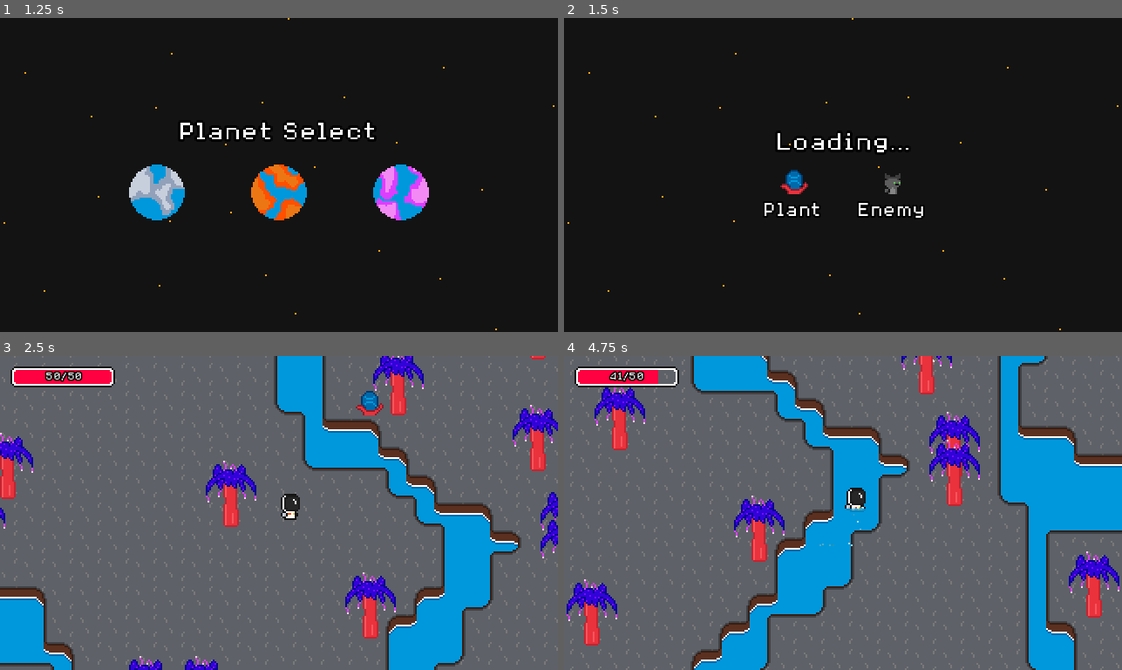
Above: before the commit, frames 1-4 (two rows, left to right).
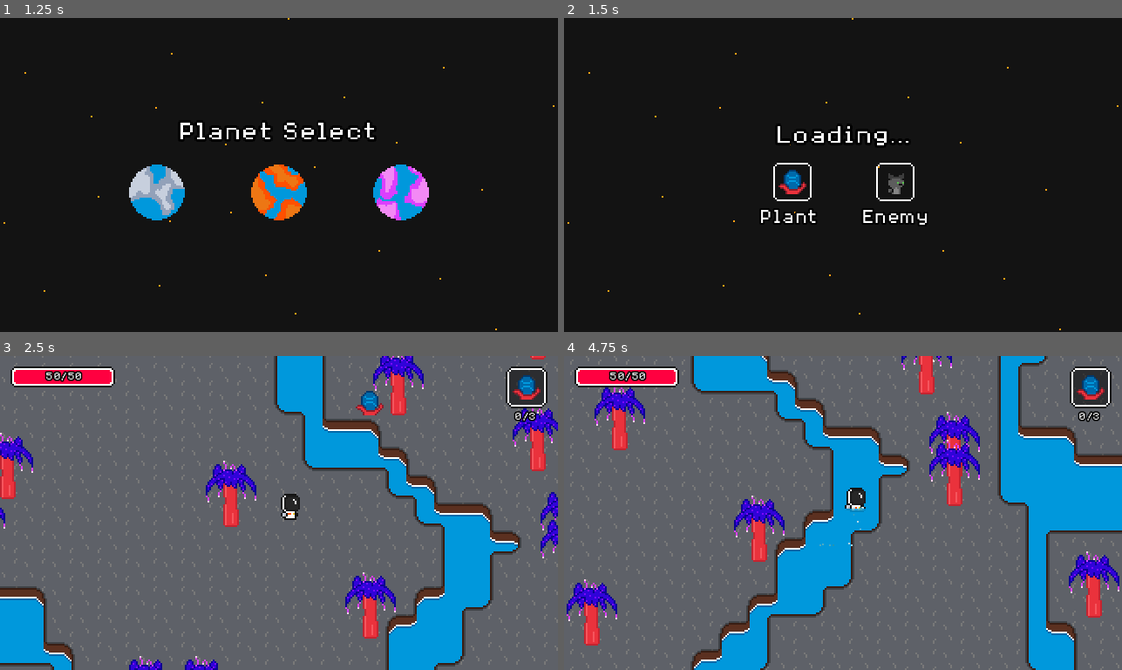
Above: after the commit, the same moments.

Repository: jreinke428/gamejam
Game: Godot game, scene res://Game/Start.tscn
The game is run twice, just before and just after one commit, with the same random seed, the same clock (stepped at 60 frames per second) and the same inputs.
Inputs (mouse positions are in pixels of both pictures, inside the frame that each line leads up to):
- Up to frame 1 (1.25 s): click "Start" at 0.5 s
- Up to frame 2 (1.5 s): click (720, 193) at 1.25 s
- Up to frame 3 (2.5 s): tap Enter at 2 s; move the mouse to (401, 497) at 2.02 s; hold D (right) from 2.03 s (still down); tap 1 (guns_one) at 2.1 s
- Up to frame 4 (4.75 s): move the mouse to (731, 528) at 2.77 s; release D (right) at 2.78 s; hold S (down) 2.78-3.53 s; tap 1 (guns_one) at 2.85, 3.8, 4.55 s; move the mouse to (898, 443) at 3.52 s; press the mouse at (898, 443) at 3.53 s; hold D (right) 3.53-4.28 s; move the mouse to (815, 575) at 4.27 s; release the mouse at (815, 575) at 4.28 s; hold W (up) from 4.28 s (still down); tap E (start_scan) at 4.35 s

Frame 1 is identical in both runs. In frame 2, 1.7% of the frame differs, in the area x 35-65%, y 34-66%; in frame 3, 1.1%; in frame 4, 1.4%.

Commit message:
UI

Diff:
--- a/Game/PlanetLoading.gd
+++ b/Game/PlanetLoading.gd
@@ -2,7 +2,7 @@
 
 # Called when the node enters the scene tree for the first time.
 func _ready():
-	$VBoxContainer/HBoxContainer/Enemy.texture = GlobalProperties.currentState.enemy.texture
-	$VBoxContainer/HBoxContainer/Plant.texture = GlobalProperties.currentState.plant.texture
+	$VBoxContainer/HBoxContainer/EnemyBox/Enemy.texture = GlobalProperties.currentState.enemy.texture
+	$VBoxContainer/HBoxContainer/PlantBox/Plant.texture = GlobalProperties.currentState.plant.texture
 	await get_tree().create_timer(1).timeout
 	get_tree().change_scene_to_file("res://Test.tscn")
--- a/Game/PlanetLoading.tscn
+++ b/Game/PlanetLoading.tscn
@@ -1,8 +1,9 @@
-[gd_scene load_steps=5 format=3 uid="uid://cm27gfrrftb5s"]
+[gd_scene load_steps=6 format=3 uid="uid://cm27gfrrftb5s"]
 
 [ext_resource type="Script" path="res://Game/PlanetLoading.gd" id="1_3iywt"]
 [ext_resource type="Texture2D" uid="uid://bj4ayws0m7xyw" path="res://UI/Start/start-background.png" id="1_jnq88"]
 [ext_resource type="FontFile" uid="uid://bumukosekroos" path="res://UI/Font/8bitOperatorPlus8-Regular.ttf" id="3_olfus"]
+[ext_resource type="Texture2D" uid="uid://hu72411nm635" path="res://UI/plant-ui-box.png" id="3_v5you"]
 
 [sub_resource type="LabelSettings" id="LabelSettings_aceob"]
 font = ExtResource("3_olfus")
@@ -50,15 +51,37 @@
 
 [node name="HBoxContainer" type="HBoxContainer" parent="VBoxContainer"]
 layout_mode = 2
-theme_override_constants/separation = 40
+theme_override_constants/separation = 35
 alignment = 1
 
-[node name="Plant" type="TextureRect" parent="VBoxContainer/HBoxContainer"]
+[node name="PlantBox" type="TextureRect" parent="VBoxContainer/HBoxContainer"]
 layout_mode = 2
+texture = ExtResource("3_v5you")
+
+[node name="Plant" type="TextureRect" parent="VBoxContainer/HBoxContainer/PlantBox"]
+layout_mode = 1
+anchors_preset = 8
+anchor_left = 0.5
+anchor_top = 0.5
+anchor_right = 0.5
+anchor_bottom = 0.5
+grow_horizontal = 2
+grow_vertical = 2
 size_flags_horizontal = 4
 
-[node name="Enemy" type="TextureRect" parent="VBoxContainer/HBoxContainer"]
+[node name="EnemyBox" type="TextureRect" parent="VBoxContainer/HBoxContainer"]
 layout_mode = 2
+texture = ExtResource("3_v5you")
+
+[node name="Enemy" type="TextureRect" parent="VBoxContainer/HBoxContainer/EnemyBox"]
+layout_mode = 1
+anchors_preset = 8
+anchor_left = 0.5
+anchor_top = 0.5
+anchor_right = 0.5
+anchor_bottom = 0.5
+grow_horizontal = 2
+grow_vertical = 2
 size_flags_horizontal = 4
 
 [node name="HBoxContainer2" type="HBoxContainer" parent="VBoxContainer"]
@@ -75,6 +98,6 @@
 
 [node name="Enemy" type="Label" parent="VBoxContainer/HBoxContainer2"]
 layout_mode = 2
-text = "Enemy"
+text = " Enemy"
 label_settings = SubResource("LabelSettings_aceob")
 horizontal_alignment = 1
--- a/Player/Player.gd
+++ b/Player/Player.gd
@@ -101,6 +101,7 @@
 func hit(damage):
 	print("Ouch " + str(damage))
 	health -= damage
+	Signals.player_health_changed.emit(health, maxHealth)
 	#modulate = '#ff9e9e'
 	#hitTimer.start()
-	if health <= 0: print("I am dead")
+	if health <= 0: Signals.player_death.emit()
--- a/Test.tscn
+++ b/Test.tscn
@@ -6,6 +6,7 @@
 [ext_resource type="Script" path="res://Util/Camera.gd" id="3_xyjgm"]
 [ext_resource type="PackedScene" uid="uid://1yldbcifc4nf" path="res://UI/Pause.tscn" id="5_6u5lj"]
 [ext_resource type="PackedScene" uid="uid://luhveopn44if" path="res://UI/UI.tscn" id="5_k4w1c"]
+[ext_resource type="PackedScene" uid="uid://bveufhfhhphjn" path="res://UI/Failed.tscn" id="7_d5q75"]
 
 [node name="Test" type="Node2D"]
 script = ExtResource("1_r6l7n")
@@ -40,4 +41,7 @@
 process_mode = 3
 visible = false
 
+[node name="Failed" parent="CanvasLayer" instance=ExtResource("7_d5q75")]
+visible = false
+
 [connection signal="timeout" from="ScanTimer" to="." method="_on_scan_timer_timeout"]
--- /dev/null
+++ b/UI/Failed.gd
@@ -0,0 +1,15 @@
+extends Control
+
+func _ready():
+	Signals.player_death.connect(initialize)
+
+func initialize():
+	get_tree().paused = true
+	visible = true
+
+func _on_evacuate_pressed():
+	get_tree().paused = false
+	get_tree().change_scene_to_file("res://Game/PlanetSelection.tscn")
+
+func _on_quit_pressed():
+	get_tree().quit()
--- /dev/null
+++ b/UI/Failed.tscn
@@ -0,0 +1,69 @@
+[gd_scene load_steps=4 format=3 uid="uid://bveufhfhhphjn"]
+
+[ext_resource type="Script" path="res://UI/Failed.gd" id="1_oh1qp"]
+[ext_resource type="FontFile" uid="uid://bumukosekroos" path="res://UI/Font/8bitOperatorPlus8-Regular.ttf" id="2_p8ypf"]
+
+[sub_resource type="StyleBoxEmpty" id="StyleBoxEmpty_7vw2t"]
+
+[node name="Failed" type="Control"]
+process_mode = 3
+layout_mode = 3
+anchors_preset = 15
+anchor_right = 1.0
+anchor_bottom = 1.0
+grow_horizontal = 2
+grow_vertical = 2
+script = ExtResource("1_oh1qp")
+
+[node name="ColorRect" type="ColorRect" parent="."]
+layout_mode = 1
+anchors_preset = 15
+anchor_right = 1.0
+anchor_bottom = 1.0
+grow_horizontal = 2
+grow_vertical = 2
+color = Color(0, 0, 0, 0.227451)
+
+[node name="VBoxContainer" type="VBoxContainer" parent="."]
+layout_mode = 1
+anchors_preset = 8
+anchor_left = 0.5
+anchor_top = 0.5
+anchor_right = 0.5
+anchor_bottom = 0.5
+offset_left = -20.0
+offset_top = -20.0
+offset_right = 20.0
+offset_bottom = 20.0
+grow_horizontal = 2
+grow_vertical = 2
+alignment = 1
+
+[node name="Label" type="Label" parent="VBoxContainer"]
+modulate = Color(1, 0.388235, 0.388235, 1)
+layout_mode = 2
+text = "Mission Failed"
+horizontal_alignment = 1
+
+[node name="Evacuate" type="Button" parent="VBoxContainer"]
+layout_mode = 2
+theme_override_colors/font_outline_color = Color(0, 0, 0, 1)
+theme_override_constants/outline_size = 4
+theme_override_fonts/font = ExtResource("2_p8ypf")
+theme_override_font_sizes/font_size = 12
+theme_override_styles/focus = SubResource("StyleBoxEmpty_7vw2t")
+text = "Return to Ship"
+flat = true
+
+[node name="Quit" type="Button" parent="VBoxContainer"]
+layout_mode = 2
+theme_override_colors/font_outline_color = Color(0, 0, 0, 1)
+theme_override_constants/outline_size = 4
+theme_override_fonts/font = ExtResource("2_p8ypf")
+theme_override_font_sizes/font_size = 12
+theme_override_styles/focus = SubResource("StyleBoxEmpty_7vw2t")
+text = "Quit"
+flat = true
+
+[connection signal="pressed" from="VBoxContainer/Evacuate" to="." method="_on_evacuate_pressed"]
+[connection signal="pressed" from="VBoxContainer/Quit" to="." method="_on_quit_pressed"]
--- a/UI/UI.gd
+++ b/UI/UI.gd
@@ -3,17 +3,28 @@
 var healthBarWidth = 56.0
 @onready var healthBar = $HealthBar/Health
 @onready var healthText = $HealthBar/HealthText
+@onready var plantTexture = $PlantContainer/PlantBox/PlantTexture
+@onready var plantText = $PlantContainer/PlantText
 @onready var player = $/root/Test/World/Player
-var playerHealth
+var scansCompleted = -1
 
 func _ready():
-	playerHealth = player.health
-	changeHealth(playerHealth, player.maxHealth)
+	initialize()
+	connectSignals()
 
-func _process(_delta):
-	if Input.is_action_just_released("guns_one"): player.health -= 3
-	if playerHealth != player.health: changeHealth(player.health, player.maxHealth)
+func initialize():
+	changeHealth(player.health, player.maxHealth)
+	plantTexture.texture = GlobalProperties.currentState.plant.texture
+	scanCompleted()
+
+func connectSignals():
+	Signals.player_health_changed.connect(changeHealth)
+	Signals.scan_over.connect(scanCompleted)
 
 func changeHealth(newHealth, maxHealth):
 	healthText.text = '{0}/{1}'.format([newHealth, maxHealth])
 	healthBar.create_tween().tween_property(healthBar, 'size:x', clampf(healthBarWidth*newHealth/maxHealth,0.0,healthBarWidth), 0.1)
+
+func scanCompleted():
+	scansCompleted += 1
+	plantText.text = '{0}/3'.format([scansCompleted])
--- a/UI/UI.tscn
+++ b/UI/UI.tscn
@@ -1,8 +1,15 @@
-[gd_scene load_steps=5 format=3 uid="uid://luhveopn44if"]
+[gd_scene load_steps=7 format=3 uid="uid://luhveopn44if"]
 
 [ext_resource type="Script" path="res://UI/UI.gd" id="1_gpt1g"]
 [ext_resource type="Texture2D" uid="uid://bcrfo76a1ix4n" path="res://UI/healthbar.png" id="2_j6qqa"]
 [ext_resource type="FontFile" uid="uid://bumukosekroos" path="res://UI/Font/8bitOperatorPlus8-Regular.ttf" id="3_4dd4m"]
+[ext_resource type="Texture2D" uid="uid://hu72411nm635" path="res://UI/plant-ui-box.png" id="4_ud7of"]
+
+[sub_resource type="LabelSettings" id="LabelSettings_amk6e"]
+font = ExtResource("3_4dd4m")
+font_size = 7
+outline_size = 3
+outline_color = Color(0, 0, 0, 1)
 
 [sub_resource type="LabelSettings" id="LabelSettings_6f2pk"]
 font = ExtResource("3_4dd4m")
@@ -19,15 +26,63 @@
 grow_vertical = 2
 script = ExtResource("1_gpt1g")
 
+[node name="PlantContainer" type="VBoxContainer" parent="."]
+layout_mode = 2
+offset_left = 290.0
+offset_top = 6.0
+offset_right = 314.0
+offset_bottom = 57.0
+size_flags_horizontal = 8
+size_flags_vertical = 0
+theme_override_constants/separation = 2
+
+[node name="PlantBox" type="TextureRect" parent="PlantContainer"]
+layout_mode = 2
+texture = ExtResource("4_ud7of")
+
+[node name="ColorRect" type="ColorRect" parent="PlantContainer/PlantBox"]
+show_behind_parent = true
+layout_mode = 1
+anchors_preset = 8
+anchor_left = 0.5
+anchor_top = 0.5
+anchor_right = 0.5
+anchor_bottom = 0.5
+offset_left = -10.0
+offset_top = -10.0
+offset_right = 10.0
+offset_bottom = 10.0
+grow_horizontal = 2
+grow_vertical = 2
+color = Color(0, 0, 0, 0.533333)
+
+[node name="PlantTexture" type="TextureRect" parent="PlantContainer/PlantBox"]
+layout_mode = 1
+anchors_preset = 8
+anchor_left = 0.5
+anchor_top = 0.5
+anchor_right = 0.5
+anchor_bottom = 0.5
+offset_left = -8.0
+offset_top = -8.0
+offset_right = 8.0
+offset_bottom = 8.0
+grow_horizontal = 2
+grow_vertical = 2
+
+[node name="PlantText" type="Label" parent="PlantContainer"]
+layout_mode = 2
+label_settings = SubResource("LabelSettings_amk6e")
+horizontal_alignment = 1
+
 [node name="HealthBar" type="TextureRect" parent="."]
-layout_mode = 0
-anchor_left = 0.0125
-anchor_top = 0.0222222
-anchor_right = 0.2125
-anchor_bottom = 0.111111
+layout_mode = 1
+offset_left = 4.0
+offset_top = 4.0
+offset_right = 68.0
+offset_bottom = 20.0
 texture = ExtResource("2_j6qqa")
 stretch_mode = 2
-metadata/_edit_use_anchors_ = true
 
 [node name="Health" type="ColorRect" parent="HealthBar"]
 show_behind_parent = true
--- a/Util/GlobalScripts/Signals.gd
+++ b/Util/GlobalScripts/Signals.gd
@@ -7,3 +7,7 @@
 signal scan_over
 
 signal scanner_destroyed
+
+signal player_health_changed(newHealth, maxHealth)
+
+signal player_death
Not shown: 1 places in Test.tscn that only renumber resources
Binary file added: UI/plant-ui-box.png
Not shown, added: UI/plant-ui-box.png.import
